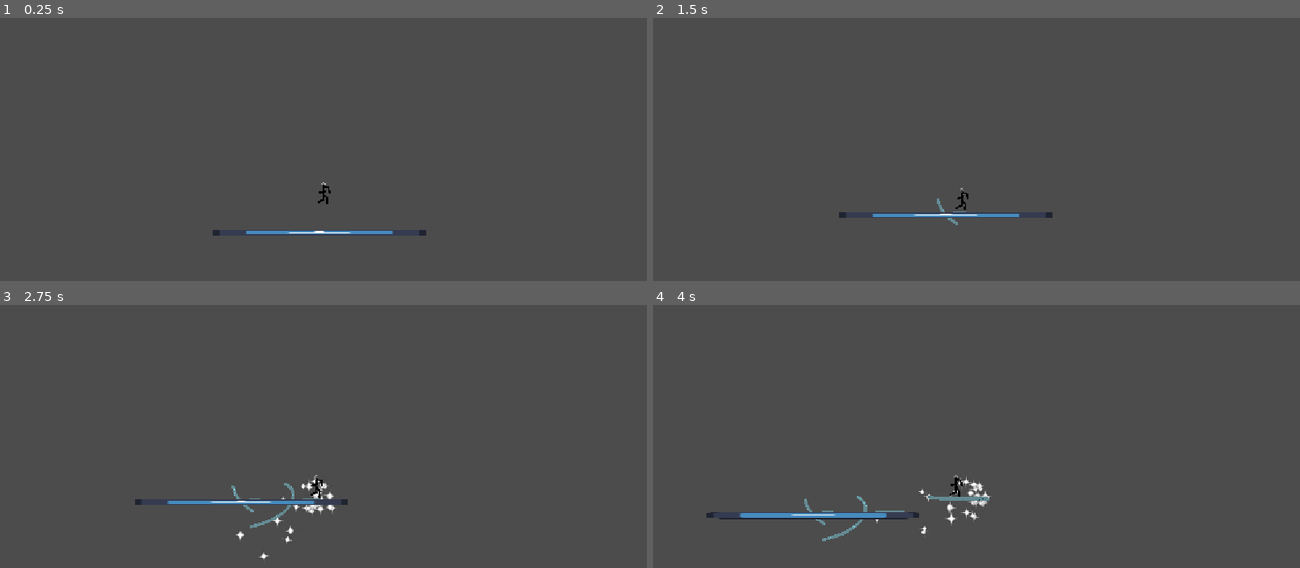
Above: before the commit, frames 1-4 (two rows, left to right).
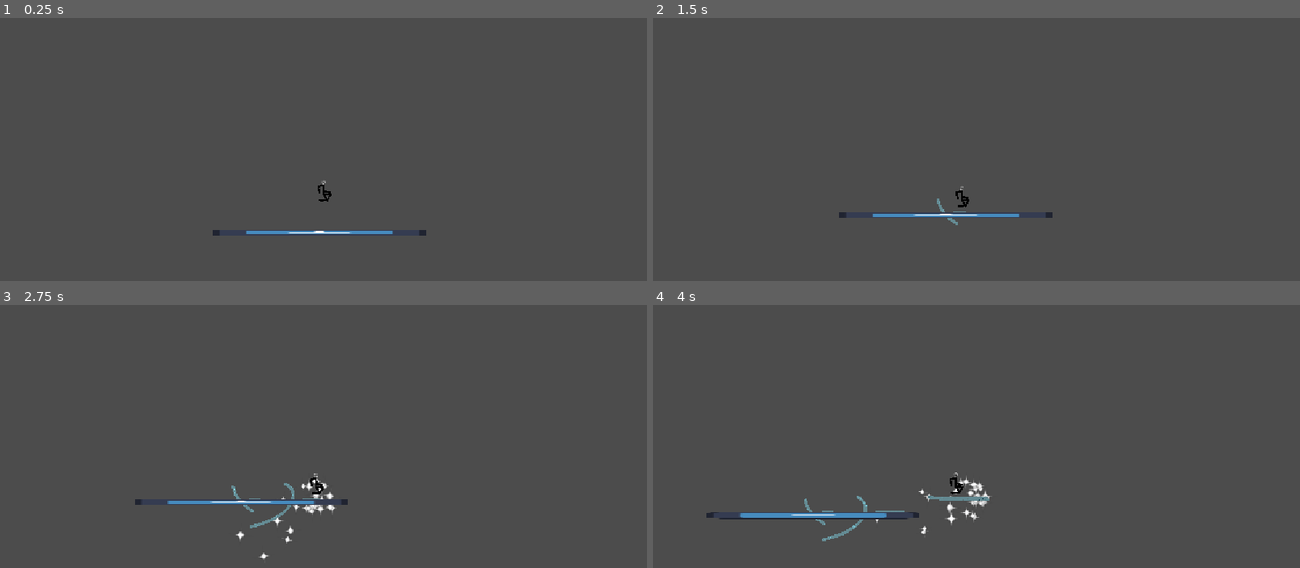
Above: after the commit, the same moments.

Repository: Zepeacedust/snow-game
Game: Godot game, scene res://TestingPlayground.tscn
Two runs of this game, one before a commit and one after it. Both use one fixed random seed, a clock stepped at 60 frames per second and the inputs below. The engine's default icon, where the game draws it, is replaced by a stand-in: a white triangle on a blue panel in a dark square.
Inputs:
- Up to frame 1 (0.25 s): no input
- Up to frame 2 (1.5 s): tap Enter at 0.5 s; hold Shift (bridge) 0.53-1.28 s; hold Right (right) from 0.53 s (still down); tap Space (jump) at 0.77 s; tap Shift (bridge) at 1.35 s
- Up to frame 3 (2.75 s): tap Space (jump) at 1.52 s; release Right (right) at 2.03 s; hold Left (left) from 2.03 s (still down); hold Shift (bridge) from 2.03 s (still down)
- Up to frame 4 (4 s): release Left (left) at 2.78 s; release Shift (bridge) at 2.78 s; hold Right (right) from 2.78 s (still down); tap Shift (bridge) at 2.85 s; tap Space (jump) at 3.02, 3.77 s; hold Shift (bridge) from 3.53 s (still down)

The runs differ from the first frame. In frame 1, less than 0.1% of the frame differs, in the area x 49-52%, y 61-71%; in frame 2, less than 0.1%; in frame 3, less than 0.1%, in the area x 47-50%, y 64-74%; in frame 4, less than 0.1%.
Error after the commit: Parse Error: Expected an expression after "=". (res://kinematics_target_selector.gd:17)

Commit message:
inverse kinematics stuff

Diff:
--- /dev/null
+++ b/kinematics_target_selector.gd
@@ -0,0 +1,40 @@
+extends Node2D
+
+@export var hip : Bone2D
+@export var player : PlayerMovement
+
+@onready var hand1 = $Hand1Target
+@onready var hand2 = $Hand2Target
+@onready var leg1 = $Leg1Target
+@onready var leg2 = $Leg2Target
+
+var leg1_dest : Vector2
+var leg2_dest : Vector2
+
+class LegDirector:
+	func _init(leg_controller:Marker2D) -> void:
+		self.leg_controller = leg_controller
+		self.default =
+	func tick() -> void:
+		pass
+
+func _process(delta: float) -> void:
+	var space_state = get_world_2d().direct_space_state
+	var query = PhysicsRayQueryParameters2D.create(global_position, global_position + Vector2(50, 100))
+	var result = space_state.intersect_ray(query)
+	if result:
+		leg1_dest=result.position
+	else:
+		leg1_dest=global_position + Vector2(10,30)
+	if (leg2_dest - global_position).length() > 100:
+		query = PhysicsRayQueryParameters2D.create(global_position, global_position + (player.velocity + Vector2(0,300)))
+		query.exclude = [player]
+		result = space_state.intersect_ray(query)
+		if result:
+			leg2_dest=result.position
+		else:
+			print_debug("No ground found");
+			leg2_dest=self.global_position + Vector2(-10,30)
+
+	leg1.global_position = lerp(leg1.global_position, leg1_dest, delta * 10)
+	leg2.global_position = lerp(leg2.global_position, leg2_dest, delta * 10)
--- a/player.tscn
+++ b/player.tscn
@@ -5,15 +5,118 @@
 [ext_resource type="Texture2D" uid="uid://b028twghgn7rb" path="res://kenney_particle-pack/PNG (Transparent)/star_06.png" id="3_i3pqv"]
 [ext_resource type="Texture2D" uid="uid://bp0gj5qyc2rsv" path="res://kenney_particle-pack/PNG (Transparent)/light_03.png" id="4_hqtel"]
 [ext_resource type="Script" uid="uid://bevsddduh0kgh" path="res://scripts/player_kinematics.gd" id="4_sweqy"]
+[ext_resource type="Script" uid="uid://b6a52cre6lm6x" path="res://kinematics_target_selector.gd" id="6_2hs0m"]
 
 [sub_resource type="CircleShape2D" id="CircleShape2D_l7ksm"]
 radius = 65.0
 
+[sub_resource type="Animation" id="Animation_sweqy"]
+length = 0.001
+tracks/0/type = "value"
+tracks/0/imported = false
+tracks/0/enabled = true
+tracks/0/path = NodePath("KinematicsTargetSelector/Hand1Target:position")
+tracks/0/interp = 1
+tracks/0/loop_wrap = true
+tracks/0/keys = {
+"times": PackedFloat32Array(0),
+"transitions": PackedFloat32Array(1),
+"update": 0,
+"values": [Vector2(31.940407, -8.234709)]
+}
+tracks/1/type = "value"
+tracks/1/imported = false
+tracks/1/enabled = true
+tracks/1/path = NodePath("KinematicsTargetSelector/Hand2Target:position")
+tracks/1/interp = 1
+tracks/1/loop_wrap = true
+tracks/1/keys = {
+"times": PackedFloat32Array(0),
+"transitions": PackedFloat32Array(1),
+"update": 0,
+"values": [Vector2(-21.050827, -6.8456426)]
+}
+tracks/2/type = "value"
+tracks/2/imported = false
+tracks/2/enabled = true
+tracks/2/path = NodePath("KinematicsTargetSelector/Leg1Target:position")
+tracks/2/interp = 1
+tracks/2/loop_wrap = true
+tracks/2/keys = {
+"times": PackedFloat32Array(0),
+"transitions": PackedFloat32Array(1),
+"update": 0,
+"values": [Vector2(-17.742567, 35.131203)]
+}
+tracks/3/type = "value"
+tracks/3/imported = false
+tracks/3/enabled = true
+tracks/3/path = NodePath("KinematicsTargetSelector/Leg2Target:position")
+tracks/3/interp = 1
+tracks/3/loop_wrap = true
+tracks/3/keys = {
+"times": PackedFloat32Array(0),
+"transitions": PackedFloat32Array(1),
+"update": 0,
+"values": [Vector2(19.256435, 34.85957)]
+}
+
 [sub_resource type="Animation" id="Animation_hqtel"]
 resource_name = "walk"
+length = 0.3
+loop_mode = 2
+tracks/0/type = "value"
+tracks/0/imported = false
+tracks/0/enabled = true
+tracks/0/path = NodePath("KinematicsTargetSelector/Hand1Target:position")
+tracks/0/interp = 1
+tracks/0/loop_wrap = true
+tracks/0/keys = {
+"times": PackedFloat32Array(0),
+"transitions": PackedFloat32Array(1),
+"update": 0,
+"values": [Vector2(31.940407, -8.234709)]
+}
+tracks/1/type = "value"
+tracks/1/imported = false
+tracks/1/enabled = true
+tracks/1/path = NodePath("KinematicsTargetSelector/Hand2Target:position")
+tracks/1/interp = 1
+tracks/1/loop_wrap = true
+tracks/1/keys = {
+"times": PackedFloat32Array(0),
+"transitions": PackedFloat32Array(1),
+"update": 0,
+"values": [Vector2(-21.050827, -6.8456426)]
+}
+tracks/2/type = "value"
+tracks/2/imported = false
+tracks/2/enabled = true
+tracks/2/path = NodePath("KinematicsTargetSelector/Leg1Target:position")
+tracks/2/interp = 1
+tracks/2/loop_wrap = true
+tracks/2/keys = {
+"times": PackedFloat32Array(0, 0.1, 0.21),
+"transitions": PackedFloat32Array(1, 1, 1),
+"update": 0,
+"values": [Vector2(-17.742567, 35.131203), Vector2(-0.64024544, 49.00602), Vector2(-24.727695, 37.182537)]
+}
+tracks/3/type = "value"
+tracks/3/imported = false
+tracks/3/enabled = true
+tracks/3/path = NodePath("KinematicsTargetSelector/Leg2Target:position")
+tracks/3/interp = 1
+tracks/3/loop_wrap = true
+tracks/3/keys = {
+"times": PackedFloat32Array(0, 0.1, 0.21),
+"transitions": PackedFloat32Array(1, 1, 1),
+"update": 0,
+"values": [Vector2(19.256435, 34.85957), Vector2(-15.661869, 46.11622), Vector2(9.337461, 45.93269)]
+}
 
 [sub_resource type="AnimationLibrary" id="AnimationLibrary_sweqy"]
 _data = {
+&"RESET": SubResource("Animation_sweqy"),
 &"walk": SubResource("Animation_hqtel")
 }
 
@@ -43,27 +146,27 @@
 [node name="Node2D" type="Node2D" parent="." unique_id=460232876]
 
 [node name="TorsoLine" parent="Node2D" unique_id=1725901353 node_paths=PackedStringArray("things") instance=ExtResource("3_hqtel")]
-points = PackedVector2Array(0, 0, 0.29365477, -39.998924, 0.34504434, -46.998734)
+points = PackedVector2Array(0, 0, 0.36706847, -49.998653, 0.41845804, -56.998466)
 things = [NodePath("../../PlayerSkeleton/Hip"), NodePath("../../PlayerSkeleton/Hip/Chest"), NodePath("../../PlayerSkeleton/Hip/Chest/Head")]
 
 [node name="FootLine1" parent="Node2D" unique_id=1733513277 node_paths=PackedStringArray("things") instance=ExtResource("3_hqtel")]
 position = Vector2(2, -4)
-points = PackedVector2Array(-2, 4, -2, 4, -0.52050364, 33.963493, -27.999994, 45.999996)
+points = PackedVector2Array(-2, 4, -2, 4, 17.052582, 36.878544, -11.505377, 61.9473)
 things = [NodePath("../../PlayerSkeleton/Hip"), NodePath("../../PlayerSkeleton/Hip/Leg1"), NodePath("../../PlayerSkeleton/Hip/Leg1/Foot1"), NodePath("../../PlayerSkeleton/Hip/Leg1/Foot1/Bone2D")]
 
 [node name="FootLine2" parent="Node2D" unique_id=726706231 node_paths=PackedStringArray("things") instance=ExtResource("3_hqtel")]
 position = Vector2(0, 6)
-points = PackedVector2Array(0, -6, 0, -6, 20.20885, 16.172102, 16.999996, 45.999992)
+points = PackedVector2Array(0, -6, 0, -6, 29.711332, 17.690426, 21.533337, 54.79999)
 things = [NodePath("../../PlayerSkeleton/Hip"), NodePath("../../PlayerSkeleton/Hip/Leg2"), NodePath("../../PlayerSkeleton/Hip/Leg2/Foot2"), NodePath("../../PlayerSkeleton/Hip/Leg2/Foot2/Bone2D")]
 
 [node name="Hand1Line" parent="Node2D" unique_id=544836181 node_paths=PackedStringArray("things") instance=ExtResource("3_hqtel")]
 position = Vector2(8, -33)
-points = PackedVector2Array(-7.706345, -6.9989243, -7.706345, -6.9989243, 18.723461, -1.479393, 23.999996, 24.999996)
+points = PackedVector2Array(-7.6329317, -16.998653, -7.6329317, -16.998653, 5.286827, 12.2772255, 29.857899, 32.77746)
 things = [NodePath("../../PlayerSkeleton/Hip/Chest"), NodePath("../../PlayerSkeleton/Hip/Chest/Arm1"), NodePath("../../PlayerSkeleton/Hip/Chest/Arm1/Hand1"), NodePath("../../PlayerSkeleton/Hip/Chest/Arm1/Hand1/Bone2D")]
 
 [node name="Hand2Line" parent="Node2D" unique_id=1400154858 node_paths=PackedStringArray("things") instance=ExtResource("3_hqtel")]
 position = Vector2(-1.142334, -37.486237)
-points = PackedVector2Array(1.4359888, -2.5126877, 1.4359888, -2.5126877, 6.3601665, 24.03447, -19.857653, 30.486212)
+points = PackedVector2Array(1.5094025, -12.512417, 1.5094025, -12.512417, -24.26549, 6.452099, -23.81451, 38.448887)
 things = [NodePath("../../PlayerSkeleton/Hip/Chest"), NodePath("../../PlayerSkeleton/Hip/Chest/Arm2"), NodePath("../../PlayerSkeleton/Hip/Chest/Arm2/Hand2"), NodePath("../../PlayerSkeleton/Hip/Chest/Arm2/Hand2/Bone2D")]
 
 [node name="PlayerSkeleton" type="Skeleton2D" parent="." unique_id=844598190]
@@ -73,49 +176,52 @@
 rest = Transform2D(1, 0, 0, 1, 0, 0)
 
 [node name="Chest" type="Bone2D" parent="PlayerSkeleton/Hip" unique_id=449673672]
-position = Vector2(0, -40)
+position = Vector2(0, -50)
 rest = Transform2D(1, 0, 0, 1, 0, -40)
 
 [node name="Arm1" type="Bone2D" parent="PlayerSkeleton/Hip/Chest" unique_id=2103436021 node_paths=PackedStringArray("kinematicChain", "kinematicTarget")]
-rotation = -2.9430556
-scale = Vector2(0.9999999, 0.9999999)
+rotation = -1.9937422
+scale = Vector2(0.9999986, 0.9999986)
 rest = Transform2D(1, 0, 0, 1, 0, 0)
 script = ExtResource("4_sweqy")
 kinematicChain = [NodePath("."), NodePath("Hand1"), NodePath("Hand1/Bone2D")]
-kinematicTarget = NodePath("../../../Hand1Target")
+kinematicTarget = NodePath("../../../../KinematicsTargetSelector/Hand1Target")
+midpointPreference = null
 
 [node name="Hand1" type="Bone2D" parent="PlayerSkeleton/Hip/Chest/Arm1" unique_id=1812180619]
-position = Vector2(-27, 0)
-rotation = 1.1682248
+position = Vector2(-32, 0)
+rotation = -0.45986924
+scale = Vector2(0.99999994, 0.99999994)
 rest = Transform2D(1, 0, 0, 1, -27, 0)
 auto_calculate_length_and_angle = false
 length = 24.974
 bone_angle = 88.421
 
 [node name="Bone2D" type="Bone2D" parent="PlayerSkeleton/Hip/Chest/Arm1/Hand1" unique_id=1528585176]
-position = Vector2(-27, 0)
-rotation = 0.24614131
-scale = Vector2(0.9999998, 0.9999998)
+position = Vector2(-32, 0)
+rotation = 0.24614133
+scale = Vector2(0.99999976, 0.99999976)
 rest = Transform2D(1, 0, 0, 1, -27, 0)
 
 [node name="Arm2" type="Bone2D" parent="PlayerSkeleton/Hip/Chest" unique_id=1421831911 node_paths=PackedStringArray("kinematicChain", "kinematicTarget")]
-rotation = 1.3800514
-scale = Vector2(0.99999934, 0.99999934)
+rotation = 2.4999166
+scale = Vector2(0.999999, 0.999999)
 rest = Transform2D(1, 0, 0, 1, 0, 0)
 script = ExtResource("4_sweqy")
 kinematicChain = [NodePath("."), NodePath("Hand2"), NodePath("Hand2/Bone2D")]
-kinematicTarget = NodePath("../../../Hand2Target")
+kinematicTarget = NodePath("../../../../KinematicsTargetSelector/Hand2Target")
+midpointPreference = null
 
 [node name="Hand2" type="Bone2D" parent="PlayerSkeleton/Hip/Chest/Arm2" unique_id=1255334076]
-position = Vector2(27, 0)
-rotation = 1.5129118
+position = Vector2(32, 0)
+rotation = -0.95055526
 rest = Transform2D(1, 0, 0, 1, 27, 0)
 auto_calculate_length_and_angle = false
 length = 24.974
 bone_angle = 88.421
 
 [node name="Bone2D" type="Bone2D" parent="PlayerSkeleton/Hip/Chest/Arm2/Hand2" unique_id=153339676]
-position = Vector2(27, 0)
+position = Vector2(32, 0)
 rotation = -0.314286
 rest = Transform2D(1, 0, 0, 1, 27, 0)
 
@@ -132,55 +238,67 @@
 texture = ExtResource("4_hqtel")
 
 [node name="Leg1" type="Bone2D" parent="PlayerSkeleton/Hip" unique_id=160619084 node_paths=PackedStringArray("kinematicChain", "kinematicTarget")]
-rotation = -0.056677997
-scale = Vector2(0.9999999, 0.9999999)
+rotation = -0.53253883
+scale = Vector2(0.9999998, 0.9999998)
 rest = Transform2D(1, 0, 0, 1, 0, 0)
 script = ExtResource("4_sweqy")
 kinematicChain = [NodePath("."), NodePath("Foot1"), NodePath("Foot1/Bone2D")]
-kinematicTarget = NodePath("../../Leg1Target")
+kinematicTarget = NodePath("../../../KinematicsTargetSelector/Leg1Target")
+midpointPreference = 1
 
 [node name="Foot1" type="Bone2D" parent="PlayerSkeleton/Hip/Leg1" unique_id=1816790627]
-position = Vector2(0, 30)
-rotation = 1.207288
+position = Vector2(0, 38)
+rotation = 1.3755686
 rest = Transform2D(1, 0, 0, 1, 0, 30)
 auto_calculate_length_and_angle = false
 length = 25.561
 bone_angle = 87.477
 
 [node name="Bone2D" type="Bone2D" parent="PlayerSkeleton/Hip/Leg1/Foot1" unique_id=1263075373]
-position = Vector2(0, 30)
+position = Vector2(0, 38)
 rest = Transform2D(1, 0, 0, 1, 0, 30)
 
 [node name="Leg2" type="Bone2D" parent="PlayerSkeleton/Hip" unique_id=2071180794 node_paths=PackedStringArray("kinematicChain", "kinematicTarget")]
-rotation = -0.7464488
-scale = Vector2(0.9999999, 0.9999999)
+rotation = -0.9050128
+scale = Vector2(0.9999998, 0.9999998)
 rest = Transform2D(1, 0, 0, 1, 0, 0)
 script = ExtResource("4_sweqy")
 kinematicChain = [NodePath("."), NodePath("Foot2"), NodePath("Foot2/Bone2D")]
-kinematicTarget = NodePath("../../Leg2Target")
+kinematicTarget = NodePath("../../../KinematicsTargetSelector/Leg2Target")
+midpointPreference = 1
 
 [node name="Foot2" type="Bone2D" parent="PlayerSkeleton/Hip/Leg2" unique_id=1958200003]
-position = Vector2(0, 30)
-rotation = 0.8462742
+position = Vector2(0, 38)
+rotation = 1.1145787
+scale = Vector2(0.99999994, 0.99999994)
 rest = Transform2D(1, 0, 0, 1, 0, 30)
 
 [node name="Bone2D" type="Bone2D" parent="PlayerSkeleton/Hip/Leg2/Foot2" unique_id=1842496190]
-position = Vector2(0, 30)
+position = Vector2(0, 38)
 rotation = -0.12080071
-scale = Vector2(0.9999999, 0.9999999)
+scale = Vector2(0.9999998, 0.9999998)
 rest = Transform2D(1, 0, 0, 1, 0, 30)
-
-[node name="Hand1Target" type="Marker2D" parent="PlayerSkeleton" unique_id=366929813]
-position = Vector2(31.940407, -8.234709)
-
-[node name="Hand2Target" type="Marker2D" parent="PlayerSkeleton" unique_id=1248061800]
-position = Vector2(-21.050827, -6.8456426)
-
-[node name="Leg1Target" type="Marker2D" parent="PlayerSkeleton" unique_id=980522562]
-position = Vector2(-25.690962, 42.189743)
-
-[node name="Leg2Target" type="Marker2D" parent="PlayerSkeleton" unique_id=622428629]
-position = Vector2(17.381292, 51.873795)
 
 [node name="AnimationPlayer" type="AnimationPlayer" parent="." unique_id=885558795]
 libraries/ = SubResource("AnimationLibrary_sweqy")
+
+[node name="KinematicsTargetSelector" type="Node2D" parent="." unique_id=1868938176 node_paths=PackedStringArray("hip", "player")]
+script = ExtResource("6_2hs0m")
+hip = NodePath("../PlayerSkeleton/Hip")
+player = NodePath("..")
+
+[node name="Hand1Target" type="Marker2D" parent="KinematicsTargetSelector" unique_id=366929813]
+position = Vector2(31.940407, -8.234709)
+rotation = 0.0073414356
+
+[node name="Hand2Target" type="Marker2D" parent="KinematicsTargetSelector" unique_id=1248061800]
+position = Vector2(-21.050827, -6.8456426)
+rotation = 0.0073414356
+
+[node name="Leg1Target" type="Marker2D" parent="KinematicsTargetSelector" unique_id=980522562]
+position = Vector2(-17.742567, 35.131203)
+rotation = 0.0073414356
+
+[node name="Leg2Target" type="Marker2D" parent="KinematicsTargetSelector" unique_id=622428629]
+position = Vector2(19.256435, 34.85957)
+rotation = 0.0073414356
--- a/scripts/player_kinematics.gd
+++ b/scripts/player_kinematics.gd
@@ -3,6 +3,9 @@
 
 @export var kinematicChain : Array[Bone2D]
 @export var kinematicTarget : Node2D
+
+enum MidPointPreference {CLOCKWISE, COUNTERCLOCKWISE, UPPER, LOWER}
+@export var midpointPreference : MidPointPreference = MidPointPreference.CLOCKWISE
 
 func circle_circle_intersect(p1:Vector2, p2:Vector2, r:float) -> Vector2:
 	var d=sqrt((p2.x-p1.x)**2 + (p2.y-p1.y)**2)
@@ -15,12 +18,17 @@
 
 	var x2=p1.x+a*(p2.x-p1.x)/d
 	var y2=p1.y+a*(p2.y-p1.y)/d
-	var x3=x2+h*(p2.y-p1.y)/d       # also x3=x2-h*(y1-y0)/d
-	var y3=y2-h*(p2.x-p1.x)/d       # also y3=y2+h*(x1-x0)/d
+	var x3=x2+h*(p2.y-p1.y)/d
+	var x3_alt = x2-h*(p2.y-p1.y)/d
+	var y3=y2-h*(p2.x-p1.x)/d
+	var y3_alt=y2+h*(p2.x-p1.x)/d
 	assert(not is_nan(x3))
 	assert(not is_nan(y3))
-	return Vector2(x3,y3)
-
+	if midpointPreference == MidPointPreference.COUNTERCLOCKWISE \
+		or midpointPreference == MidPointPreference.UPPER and y3 < y3_alt \
+		or midpointPreference == MidPointPreference.LOWER and y3 > y3_alt:
+		return Vector2(x3,y3)
+	return Vector2(x3_alt, y3_alt)
 func atan2v(v: Vector2):
 	return atan2(v.y, v.x)
 
--- a/scripts/player_movement.gd
+++ b/scripts/player_movement.gd
@@ -1,3 +1,4 @@
+class_name PlayerMovement
 extends CharacterBody2D
 
 signal start_bridge
Not shown, added: kinematics_target_selector.gd.uid
